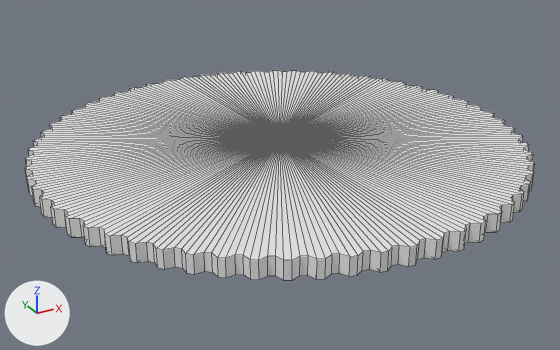
Before and after pictures for a commit that changed the Blender file color-cross-ii/lens-holder-02.blend.
Before and after are seen from a 50 mm lens placed at (-0.0324, -0.0588, 0.0272), pointed at (-0.0005, -0.001, -0.0017). Arrows for +X, +Y and +Z are at lower left; the lights stay in place. Mesh edges are drawn as thin lines. The same objects are shown in both versions, whatever each file hides.

Objects in the first picture: 'Wheel'.
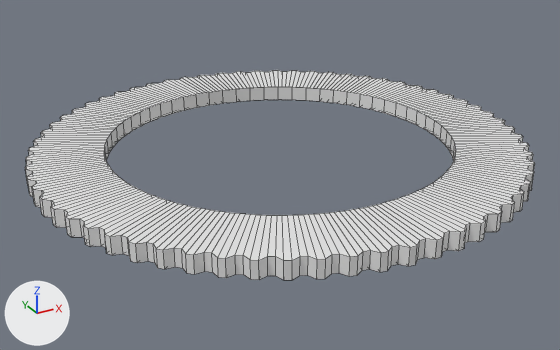
Boxes [x1, y1, x2, y2] around the edits, measured in the pictures (560 x 350 px):
part 1 of me_circle, added: after [25, 70, 535, 260]
part 2 of me_circle, deleted: before [25, 70, 535, 260]

The edits, one by one:
me_circle is used by ob_wheel; location (0.0, 0.0, 0.0).
me_circle had 514 vertices, 768 faces and spanned x -0.0225..0.0225, y -0.0225..0.0225, z 0.0..0.0015.
me_circle now has 1152 vertices, 832 faces and spans x -0.0225..0.0225, y -0.0225..0.0225, z 0.0..0.0015.
me_circle part 1: 640 vertices added at x -0.0159..0.0159, y -0.0159..0.0159, z 0.0..0.0015.
me_circle part 2: 2 vertices removed from x 0.0, y 0.0, z 0.0..0.0015.
